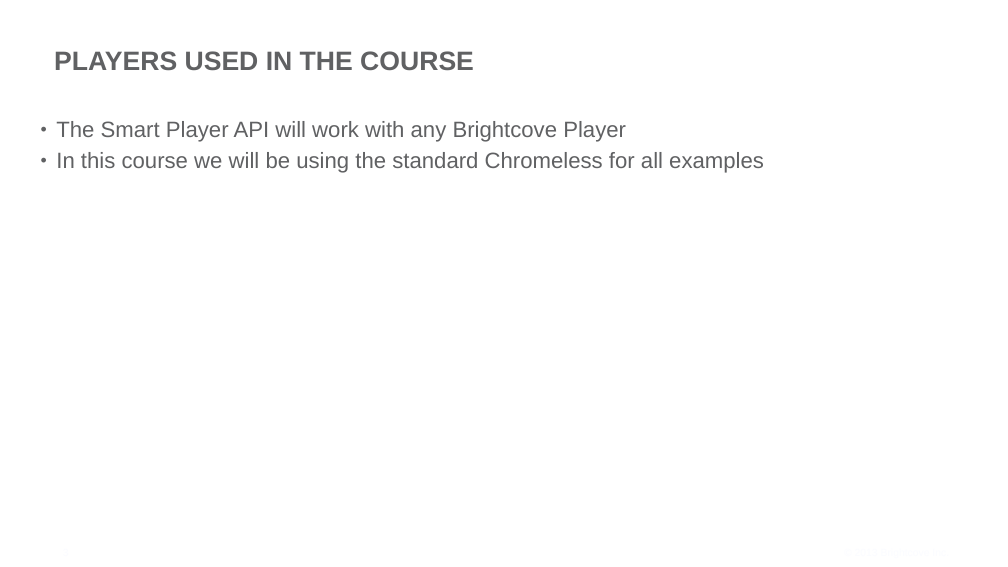
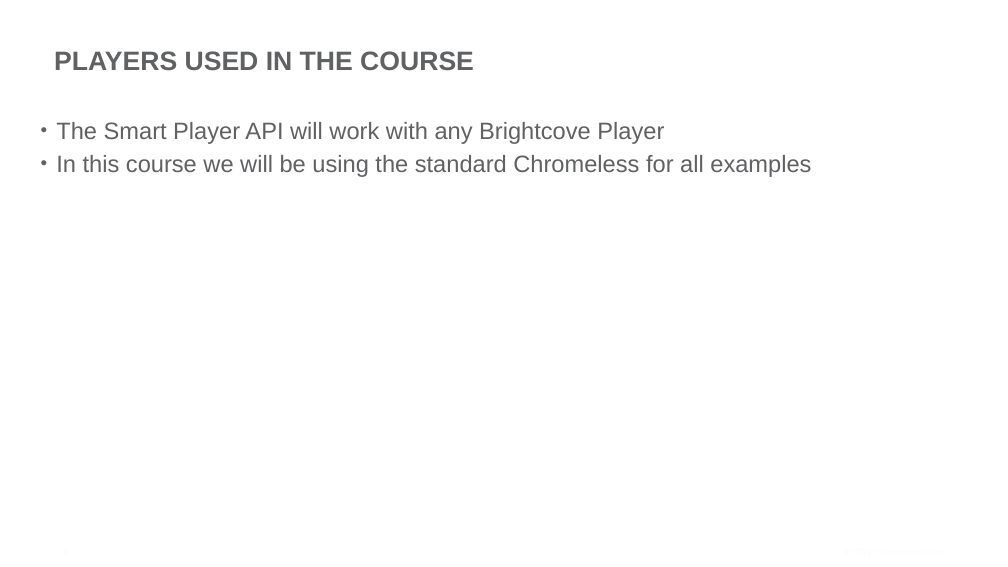
Before and after one commit to BrightcoveLearning/VideoCloudSmartPlayerAPI, a slide deck: slide 3 of VideoSessionsMaterials/v2-setting-up.pptx. Drawn at 1008x567 pixels with LibreOffice and Linux fonts; fonts in the diff are those of the drawing; background and template pictures are left out. Boxes give left, top, right and bottom in pixels: in the first picture for what was removed or moved away, otherwise in the second. Text is boxed around its words. In the diff, an @@ line names an element or a change of style, - is before the commit and + after.

```diff
--- a/VideoSessionsMaterials/v2-setting-up.pptx
+++ b/VideoSessionsMaterials/v2-setting-up.pptx
@@ text "The Smart Player API will ..." at bbox=[56, 122, 811, 177]: size 30 to 32 pt @@
```
Also in this commit, not shown: 2 other slides changed, 9 other files.
